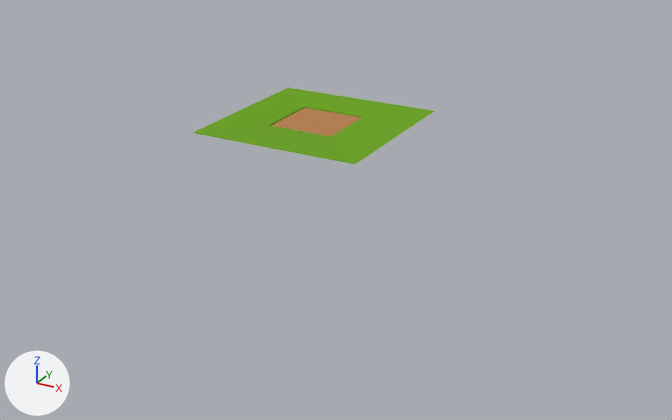
The FBX model Assets/AndreyProduction/Meta/ForestGameMetaField.fbx: old version first, new version second.
The view is the same before and after, from a camera (50 mm lens) standing at (124.0, -214.4, 81.8) and looking at (25.6, -35.6, -7.6). The lights are fixed; the arrows at lower left show +X, +Y and +Z. The first picture is the older version.

Objects in the first picture: 'ForestGameMetaField'.
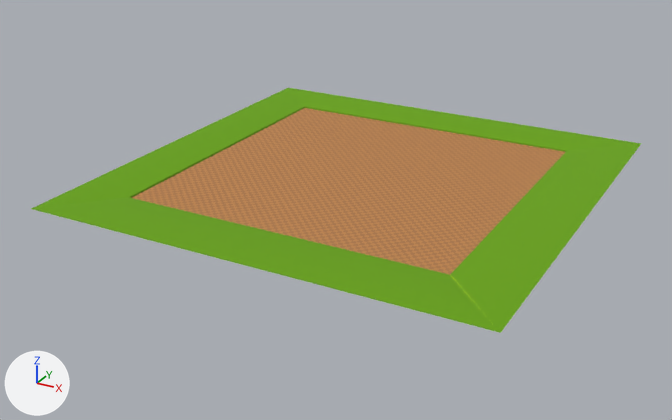
Commit message: resized meta field

What the commit changed:
me_cube_108 is used by ob_forestgamemetafield; location (0.0, 0.0, 0.0).
me_cube_108 had 505 vertices, 460 faces and spanned x -24.2..25.1, y -25.1..24.2, z 0.0..0.4.
me_cube_108 now has 6967 vertices, 6460 faces and spans x -24.2..83.2, y -83.2..24.2, z 0.0..0.4.
me_cube_108 part 1: a new loose piece of 5163 vertices spanning x -9.7..67.7, y -67.7..-9.7, z 0.0, in mat_tetris_mat (picture img_textures_temp4_png).
me_cube_108 part 2: a new loose piece of 879 vertices spanning x 29.0..67.7, y -9.7..9.7, z 0.0, in mat_tetris_mat (picture img_textures_temp4_png).
me_cube_108 part 3: 48 vertices removed from x -24.2..25.1, y -25.1..24.2, z 0.0..0.4; 420 vertices added at x 10.6..29.0, y -9.7..9.7, z 0.0.
me_cube_108 part 4: 48 vertices added at x -24.2..83.2, y -83.2..24.2, z 0.0..0.4.

What differs and where, as boxes [x1, y1, x2, y2] in the pictures (672 x 420 px):
'ForestGameMetaField', reshaped (152% wider, 219% taller): before [193, 88, 434, 164]; after [31, 88, 641, 333]
part 1 of me_cube_108, added (orange): after [132, 127, 543, 275]
part 2 of me_cube_108, added (brown): after [397, 129, 565, 176]
part 3 of me_cube_108, cut back: before [193, 88, 434, 164]; after [331, 118, 427, 150]
part 4 of me_cube_108, added (green): after [31, 88, 641, 333]
